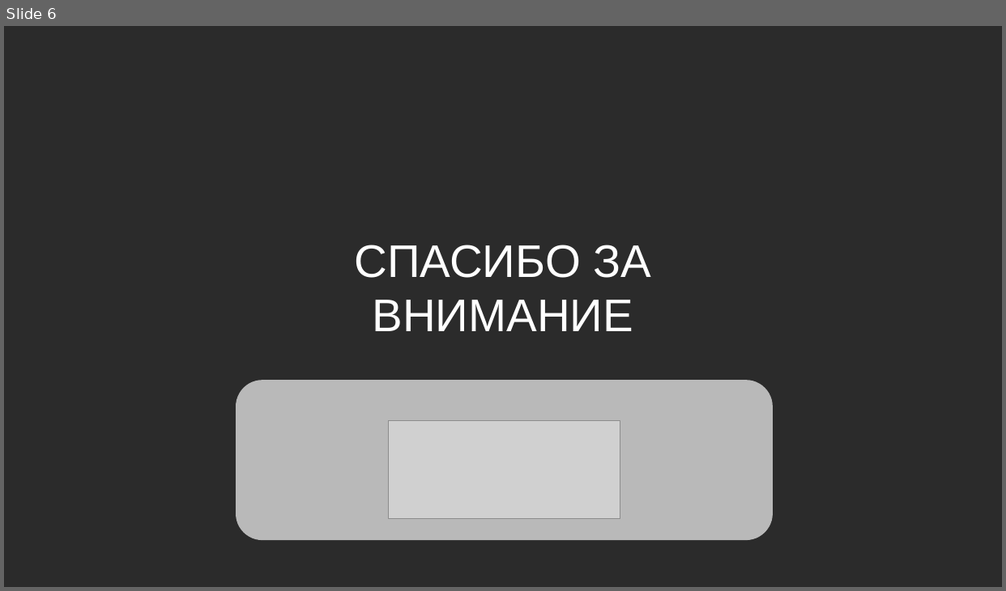
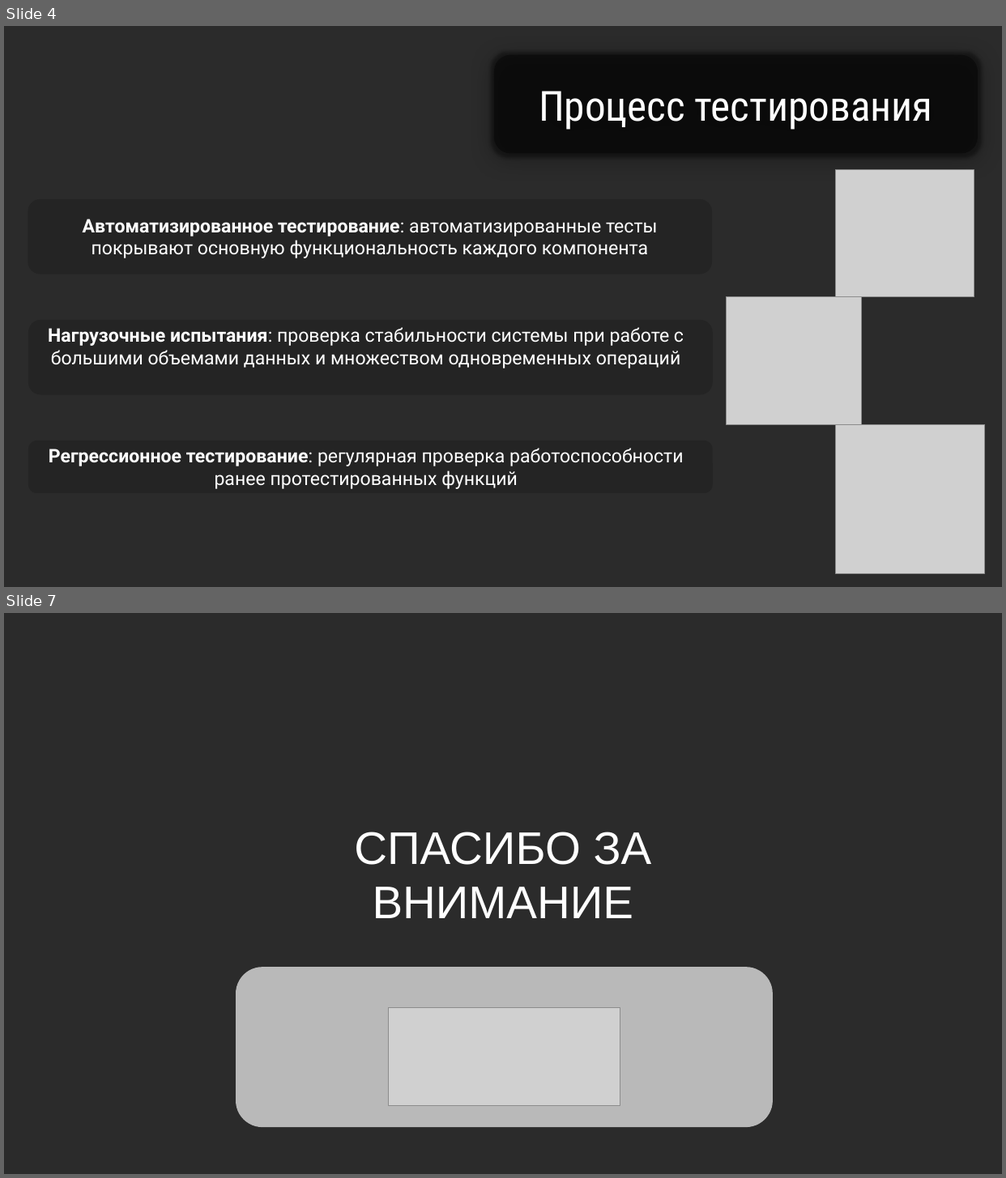
Before and after one commit to KlosHiHi/PITPM, a slide deck: pract/pract5/Презентация.pptx. Shown one above the other, each under a label of ours: slide 6 before the commit, slides 4 and 7 after it; the slides between them are not shown. The pictures are 1006x591 and 1006x1178 pixels, drawn with LibreOffice and Linux fonts; fonts in the diff are those of the drawing; grey boxes stand for pictures; background and template pictures are left out; a plain dark background stands for a picture behind light text. Boxes give left, top, right and bottom in pixels: in the first picture for what was removed or moved away, otherwise in the second. Text is boxed around its words. In the diff, an @@ line names an element or a change of style, - is before the commit and + after.

```diff
--- a/pract/pract5/Презентация.pptx
+++ b/pract/pract5/Презентация.pptx
@@ slide 4 added at (4, 26, 1002, 587), background picture (left out) @@
@@ rounded rectangle added at (494, 55, 978, 154), fill #000000 at 39% opacity, 40 pt, text #FFFFFF @@
+Процесс тестирования
@@ picture added at (836, 169, 974, 297) @@
@@ rounded rectangle added at (28, 199, 712, 274), fill #000000 at 16% opacity @@
@@ text added at (83, 219, 658, 258), 18 pt, text #FFFFFF @@
+Автоматизированное тестирование: автоматизированные тесты покрывают основную функциональность каждого компонента
@@ picture added at (727, 297, 861, 425) @@
@@ rounded rectangle added at (28, 320, 712, 395), fill #000000 at 16% opacity @@
@@ text added at (48, 327, 684, 369), 18 pt, text #FFFFFF @@
+Нагрузочные испытания: проверка стабильности системы при работе с большими объемами данных и множеством одновременных операций
@@ picture added at (836, 425, 985, 574) @@
@@ rounded rectangle added at (28, 441, 712, 494), fill #000000 at 16% opacity @@
@@ text added at (49, 448, 683, 489), 18 pt, text #FFFFFF @@
+Регрессионное тестирование: регулярная проверка работоспособности ранее протестированных функций
@@ what was slide 6 is now slide 7 @@
```
Also in this commit, not shown: 1 slide changed, 4 other slides added, 4 slides removed, 1 other file.
